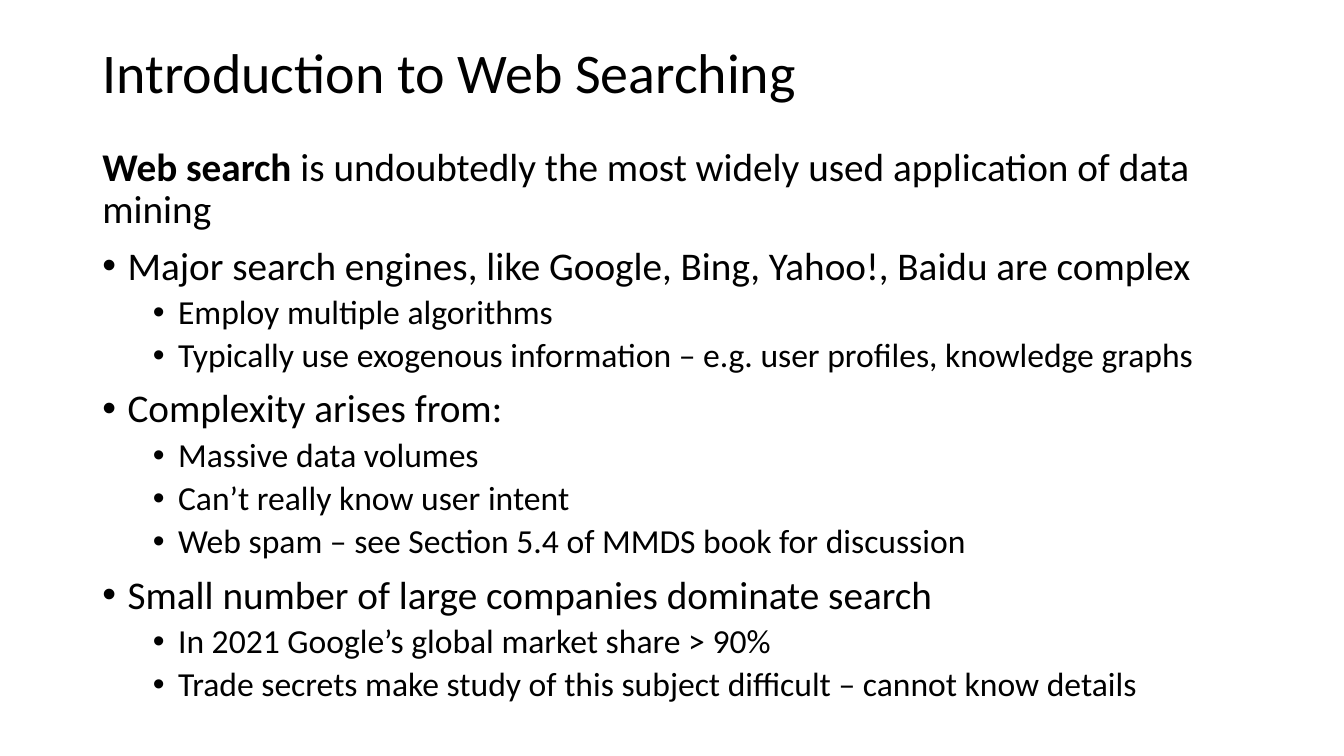
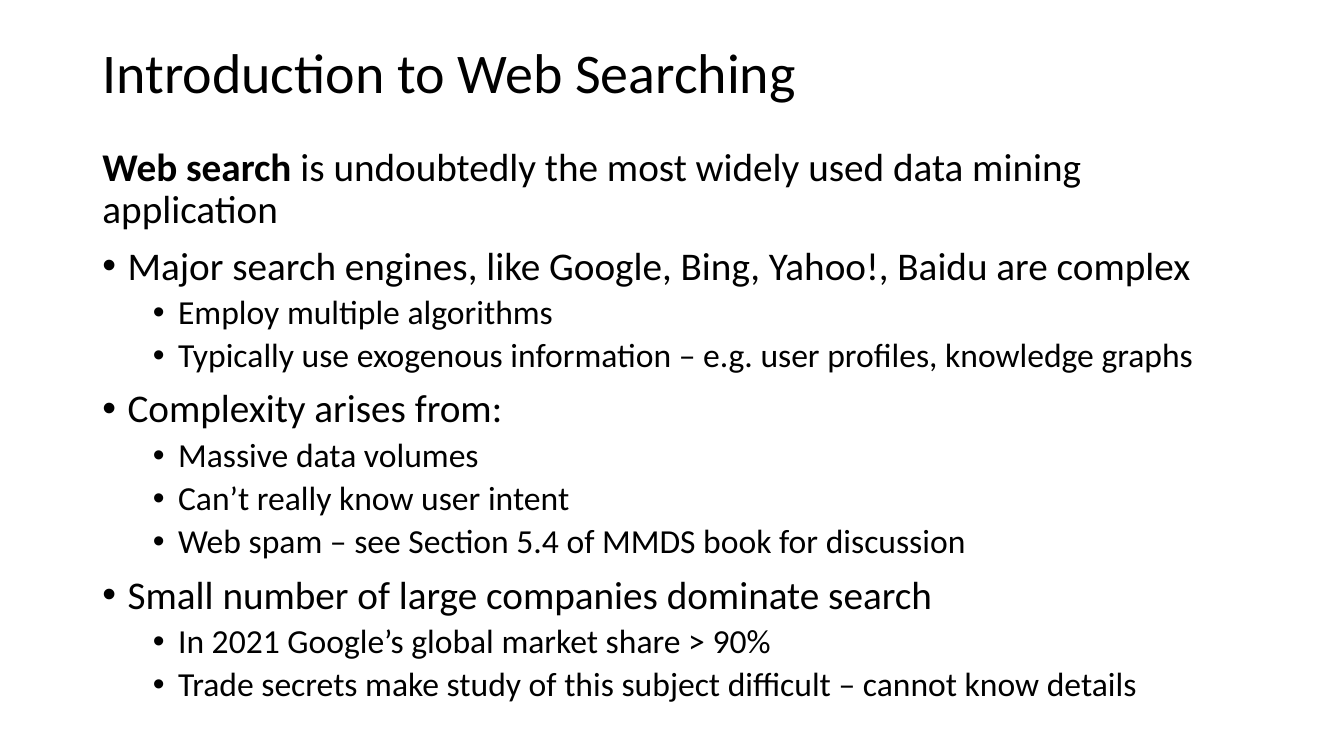
Before and after one commit to StephenElston/CSCI-E-108, a slide deck: slide 3 of slides/5_WebSearching.pptx. Drawn at 1344x756 pixels with LibreOffice and Linux fonts; fonts in the diff are those of the drawing. Boxes give left, top, right and bottom in pixels: in the first picture for what was removed or moved away, otherwise in the second. Text is boxed around its words. In the diff, an @@ line names an element or a change of style, - is before the commit and + after.

```diff
--- a/slides/5_WebSearching.pptx
+++ b/slides/5_WebSearching.pptx
@@ text at (x1=102, y1=153, x2=1081, y2=230): text changed @@
-Web search is undoubtedly the most widely used application of data mining
+Web search is undoubtedly the most widely used data mining application
```
Also in this commit, not shown: 1 other file.
